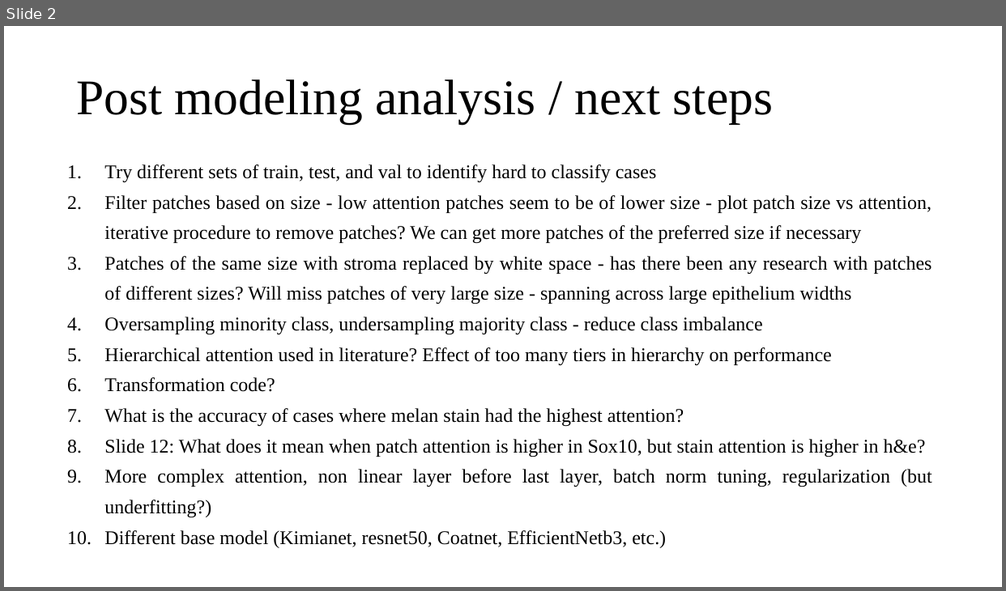
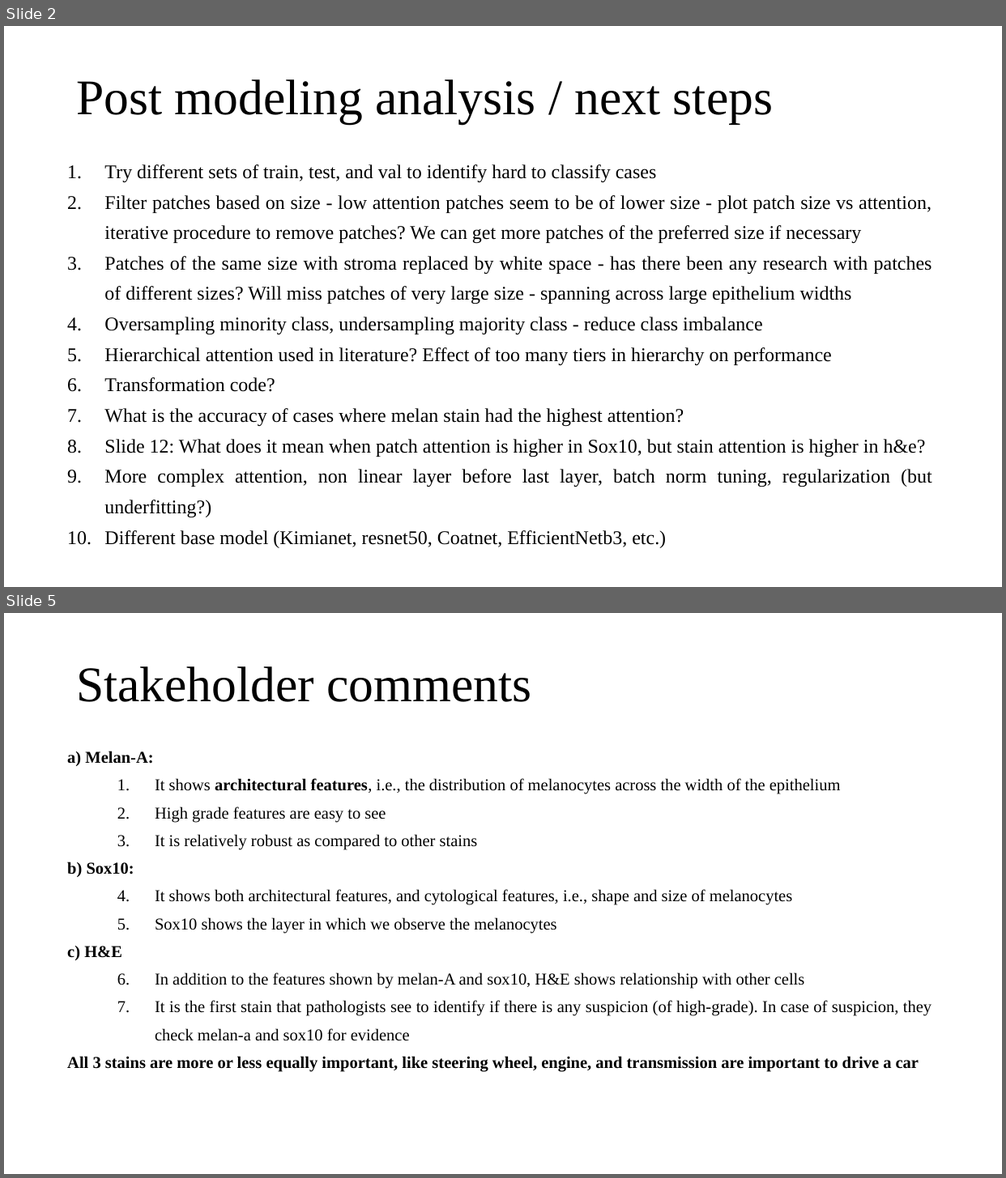
Before and after one commit to arvindkrishna87/STAT390_CMIL_Fall2025, a slide deck: Presentations/MIL/CMIL_classification_model_analysis_next_steps.pptx. Shown one above the other, each under a label of ours: slide 2 before the commit, slides 2 and 5 after it; the slides between them are not shown. The pictures are 1006x591 and 1006x1178 pixels, drawn with LibreOffice and Linux fonts; fonts in the diff are those of the drawing; background and template pictures are left out. Boxes give left, top, right and bottom in pixels: in the first picture for what was removed or moved away, otherwise in the second. Text is boxed around its words. In the diff, an @@ line names an element or a change of style, - is before the commit and + after.

Commit message:
stakeholder feedback

```diff
--- a/Presentations/MIL/CMIL_classification_model_analysis_next_steps.pptx
+++ b/Presentations/MIL/CMIL_classification_model_analysis_next_steps.pptx
@@ slide 5 added at (x1=4, y1=613, x2=1002, y2=1174), background picture (left out) @@
@@ title added at (x1=76, y1=666, x2=531, y2=702), 36 pt, text #000000 @@
+Stakeholder comments
@@ text added at (x1=67, y1=751, x2=931, y2=1072), 12 pt, text #000000 @@
+a) Melan-A:
+  1. It shows architectural features, i.e., the distribution of melanocytes across the width of the epithelium
+  2. High grade features are easy to see
+  3. It is relatively robust as compared to other stains
+b) Sox10:
+  1. It shows both architectural features, and cytological features, i.e., shape and size of melanocytes
+  2. Sox10 shows the layer in which we observe the melanocytes
+c) H&E
+  1. In addition to the features shown by melan-A and sox10, H&E shows relationship with other cells
+  2. It is the first stain that pathologists see to identify if there is any suspicion (of high-grade). In case of suspicion, they check melan-a and sox10 for evidence
+All 3 stains are more or less equally important, like steering wheel, engine, and transmission are important to drive a car
@@ page number added at (x1=719, y1=1133, x2=952, y2=1163), 12 pt, text #FFFFFF @@
+4
```
Also in this commit, not shown: 3 other slides added.
